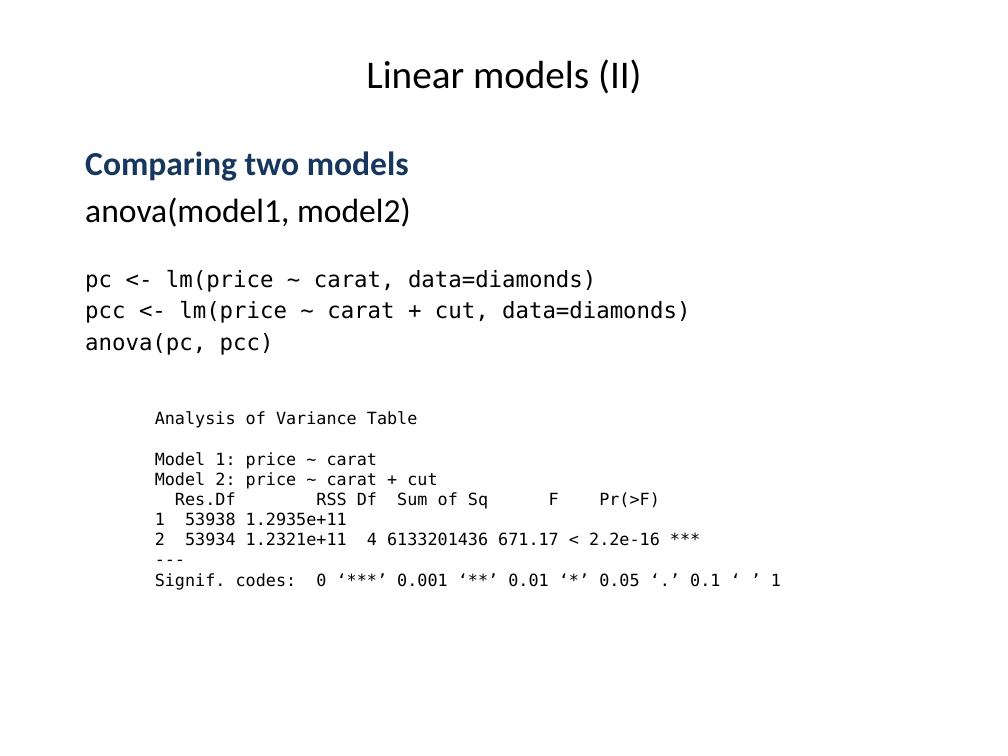
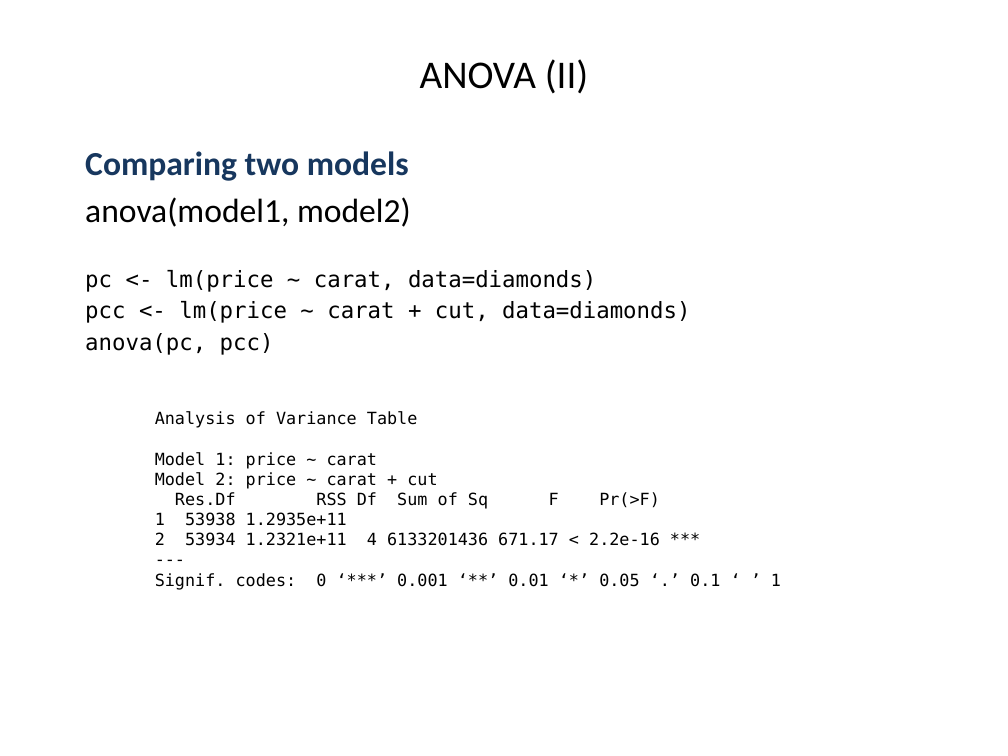
Before and after one commit to ravinpoudel/PLPTH813Bioinformatics, a slide deck: slide 18 of lectures/lecture06_R-II.pptx (slide 17 before the commit). Drawn at 1008x756 pixels with LibreOffice and Linux fonts; fonts in the diff are those of the drawing. Boxes give left, top, right and bottom in pixels: in the first picture for what was removed or moved away, otherwise in the second. Text is boxed around its words. In the diff, an @@ line names an element or a change of style, - is before the commit and + after.

```diff
--- a/lectures/lecture06_R-II.pptx
+++ b/lectures/lecture06_R-II.pptx
@@ title at [420,59,588,94]: text changed @@
-Linear models (II)
+ANOVA (II)
```
Also in this commit, not shown: 2 other slides changed, 1 slide added.
